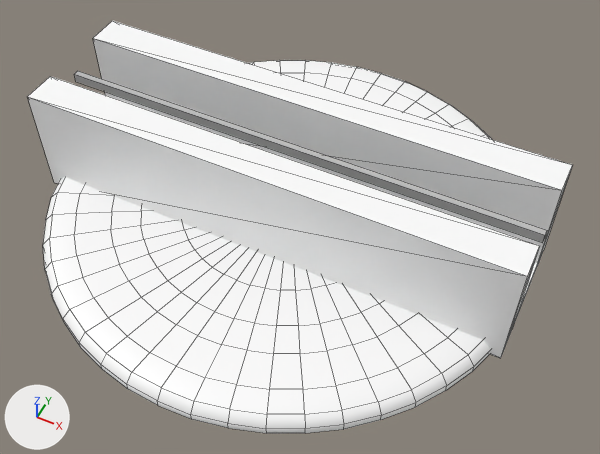
Two versions of the FBX model ConstellationsGameHDRP/Assets/Art/Models/SM_TurnPlate.fbx, one commit apart.
Rendered twice from a 50 mm camera at (0.763, -1.461, 1.791) aimed at (0.075, -0.084, 0.069). The lights are fixed; the arrows at lower left show +X, +Y and +Z. Mesh edges are drawn as thin lines. Where no turn or scale is listed for an object, it has been applied to the vertices.

Objects in the first picture: 'SM_TurnPlate'.
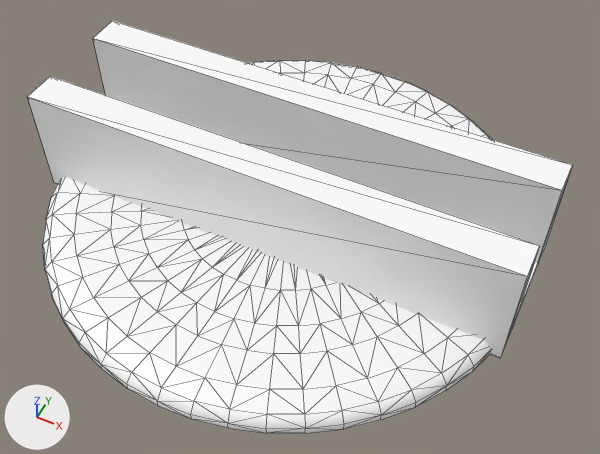
Where the newer file only moved an object's origin or applied its transform, the numbers keep the older frame.

Pixel boxes [x1, y1, x2, y2] of what changed, in the pictures (600 x 454 px):
part 1 of me_mesh, deleted
    before: [74, 71, 547, 243]

The change, as a list of edits to the scene's bpy script:
```text
Change me_mesh:
    where me_mesh.from_pydata(...)  # 417 vertices, 396 faces; spans x -0.7..0.7, y -0.701..0.701, z -0.166..0.166
    used by ob_sm_turnplate; location = (0.0, 0.0, 0.166)
    remove me_mesh.materials.append(mat_lambert1)  # grey #bcbcbc
    me_mesh part 1: the loose piece of 8 vertices spanning x -0.7..0.7, y -0.009..0.009, z 0.082..0.11 is deleted
    remove me_mesh.materials.append(mat_gold)  # grey #bcbcbc
```
